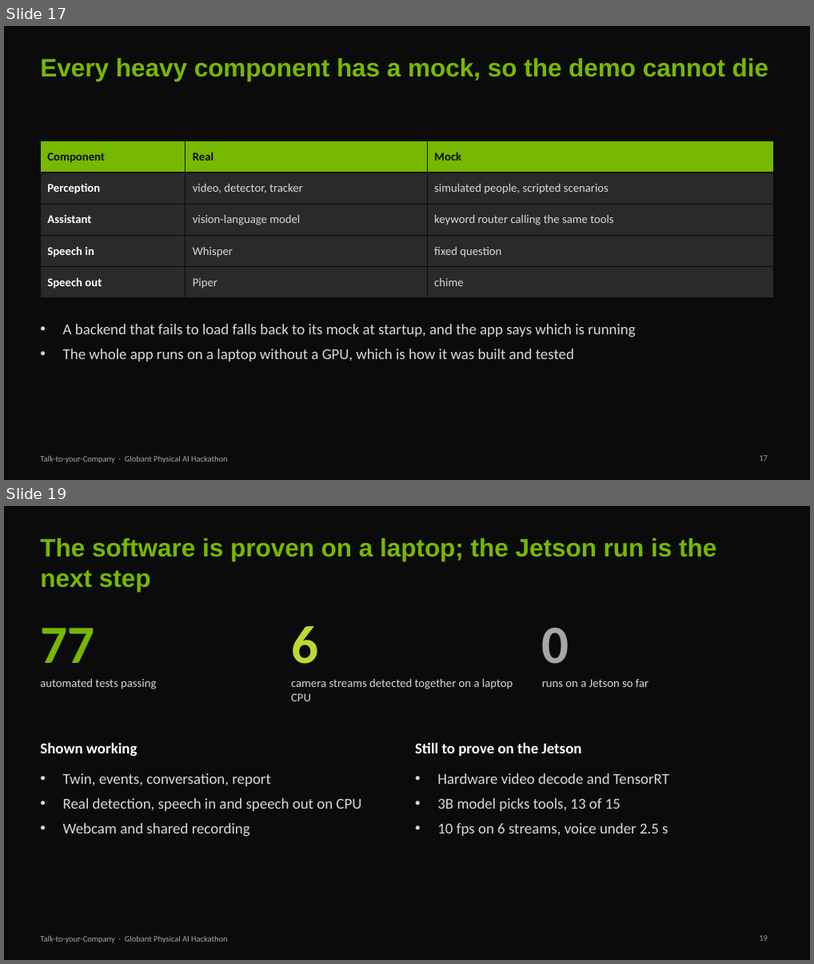
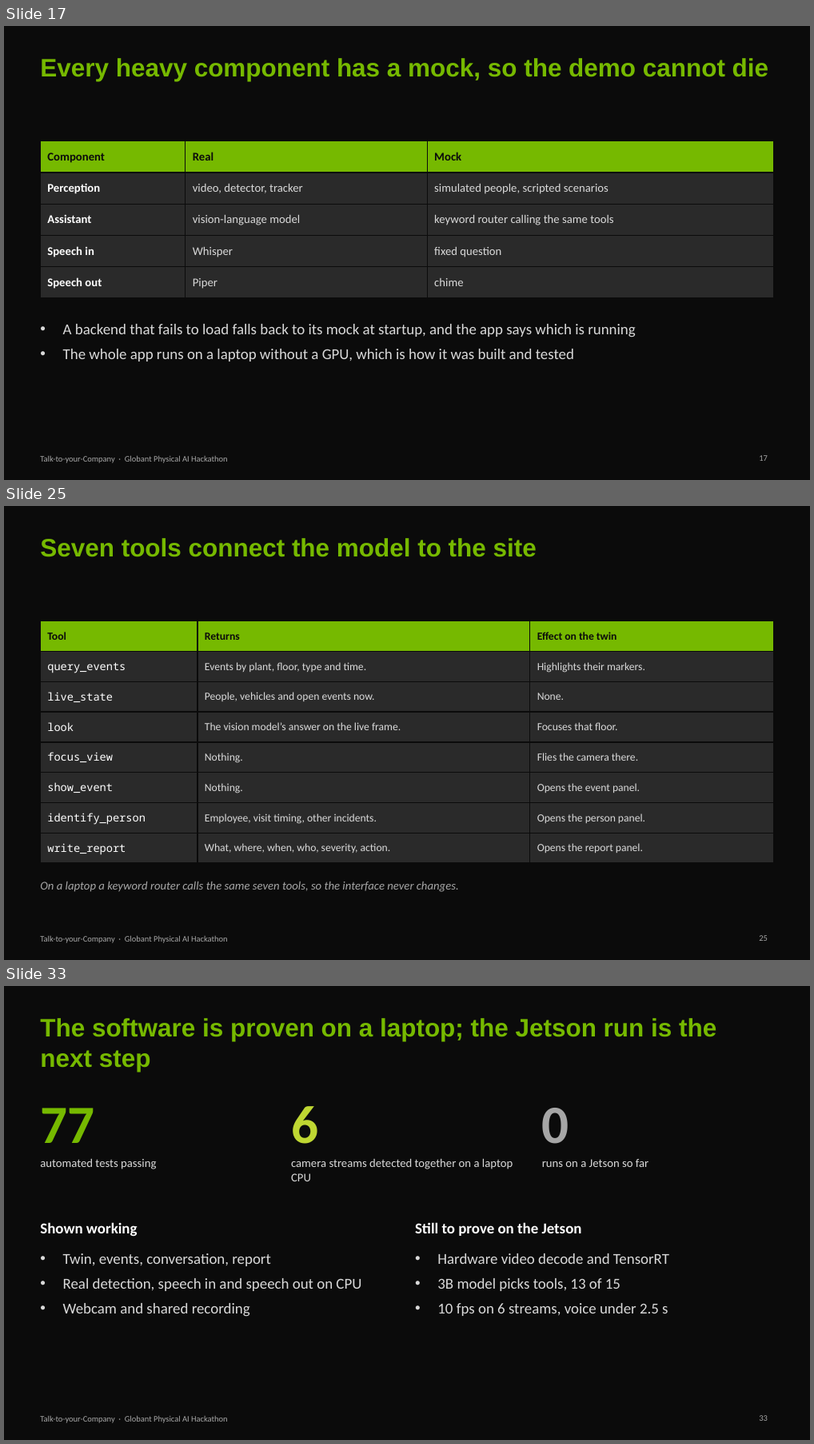
Before and after one commit to Yash-Kavaiya/talk-to-your-company, a slide deck: presentation/talk-to-your-company.pptx. Shown one above the other, each under a label of ours: slides 17 and 19 before the commit, slides 17, 25 and 33 after it; the slides between them are not shown. The pictures are 814x964 and 814x1444 pixels, drawn with LibreOffice and Linux fonts; fonts in the diff are those of the drawing. Boxes give left, top, right and bottom in pixels: in the first picture for what was removed or moved away, otherwise in the second. Text is boxed around its words. In the diff, an @@ line names an element or a change of style, - is before the commit and + after.

```diff
--- a/presentation/talk-to-your-company.pptx
+++ b/presentation/talk-to-your-company.pptx
@@ slide 25 added at [4, 506, 810, 960], background #0B0B0B; not listed: 1 template element that a slide beside it also shows @@
@@ title added at [40, 538, 537, 557], 30 pt, text #76B900, bold @@
+Seven tools connect the model to the site
@@ table added at [40, 621, 774, 858], 8 rows, 3 columns @@
+Tool | Returns | Effect on the twin
+query_events | Events by plant, floor, type and time. | Highlights their markers.
+live_state | People, vehicles and open events now. | None.
+look | The vision model’s answer on the live frame. | Focuses that floor.
+focus_view | Nothing. | Flies the camera there.
+show_event | Nothing. | Opens the event panel.
+identify_person | Employee, visit timing, other incidents. | Opens the person panel.
+write_report | What, where, when, who, severity, action. | Opens the report panel.
@@ text added at [40, 881, 459, 892], 14 pt, text #A6A6A6, italic @@
+On a laptop a keyword router calls the same seven tools, so the interface never changes.
@@ page number added at [759, 935, 768, 940], 10 pt, text #A6A6A6 @@
+25
@@ what was slide 19 is now slide 33 @@
```
Also in this commit, not shown: 1 slide changed, 13 other slides added, 7 other files.
